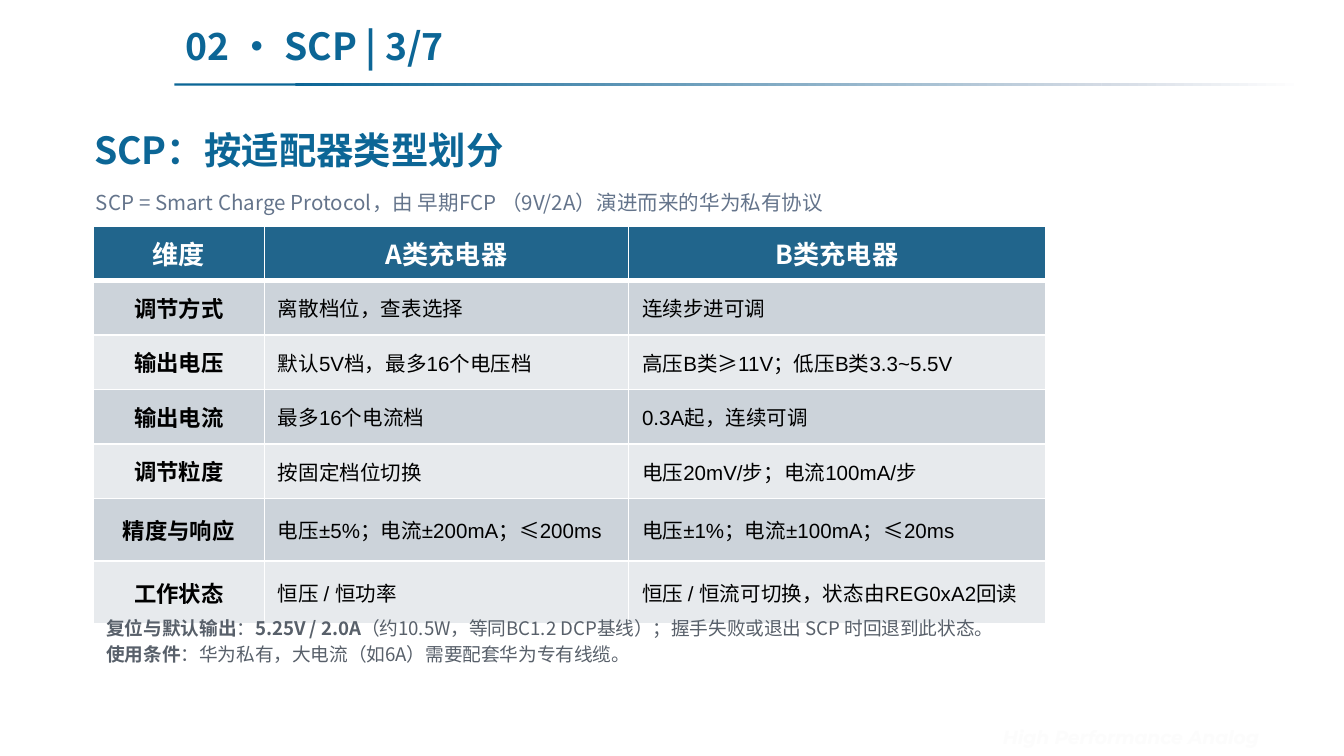
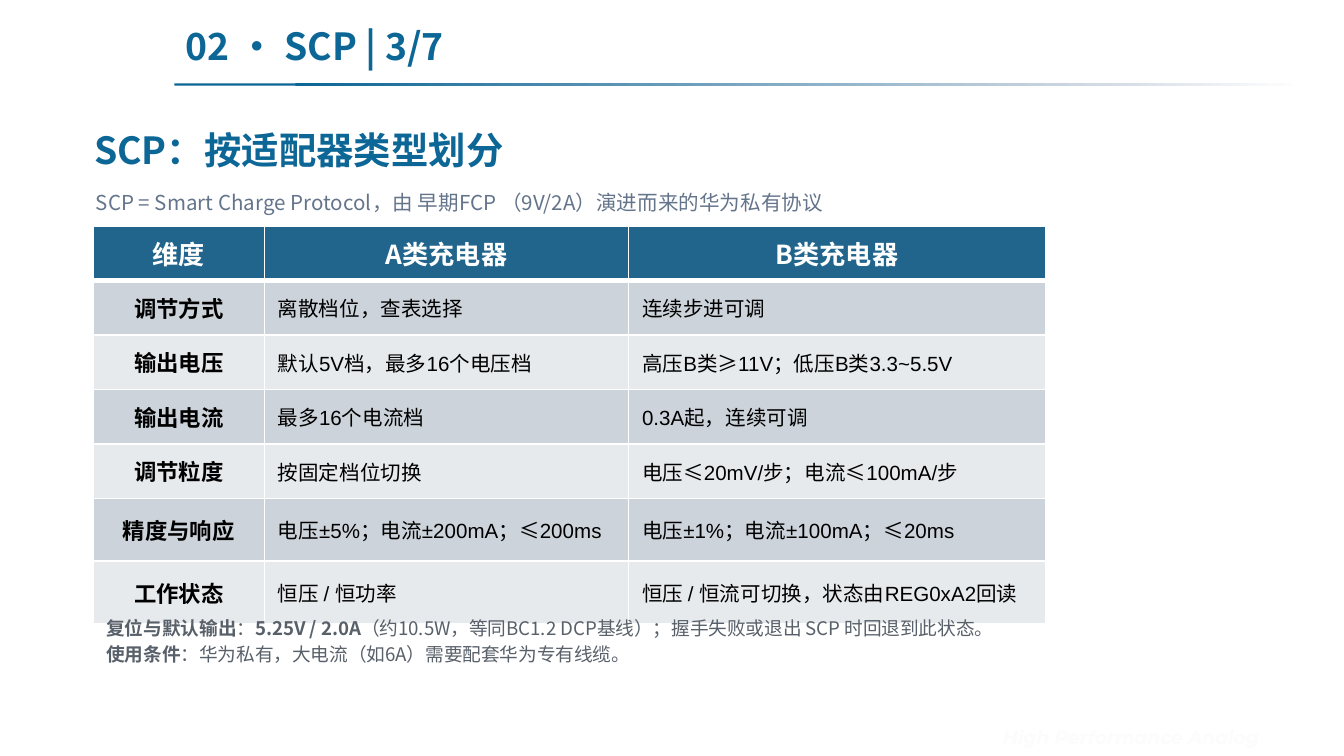
Before and after one commit to Dremote/Books, a slide deck: slide 12 of Notes/5. 基于DPDM的快充协议简介.pptx. Drawn at 1344x756 pixels with LibreOffice and Linux fonts; fonts in the diff are those of the drawing; background and template pictures are left out. Boxes give left, top, right and bottom in pixels: in the first picture for what was removed or moved away, otherwise in the second. Text is boxed around its words. In the diff, an @@ line names an element or a change of style, - is before the commit and + after.

```diff
--- a/Notes/5. 基于DPDM的快充协议简介.pptx
+++ b/Notes/5. 基于DPDM的快充协议简介.pptx
@@ table at (x1=93, y1=226, x2=1044, y2=608) @@
-row 5, column 3: 电压20mV/步；电流100mA/步
+row 5, column 3: 电压≤20mV/步；电流≤100mA/步
```
Also in this commit, not shown: 1 other slide changed, 1 other file.
